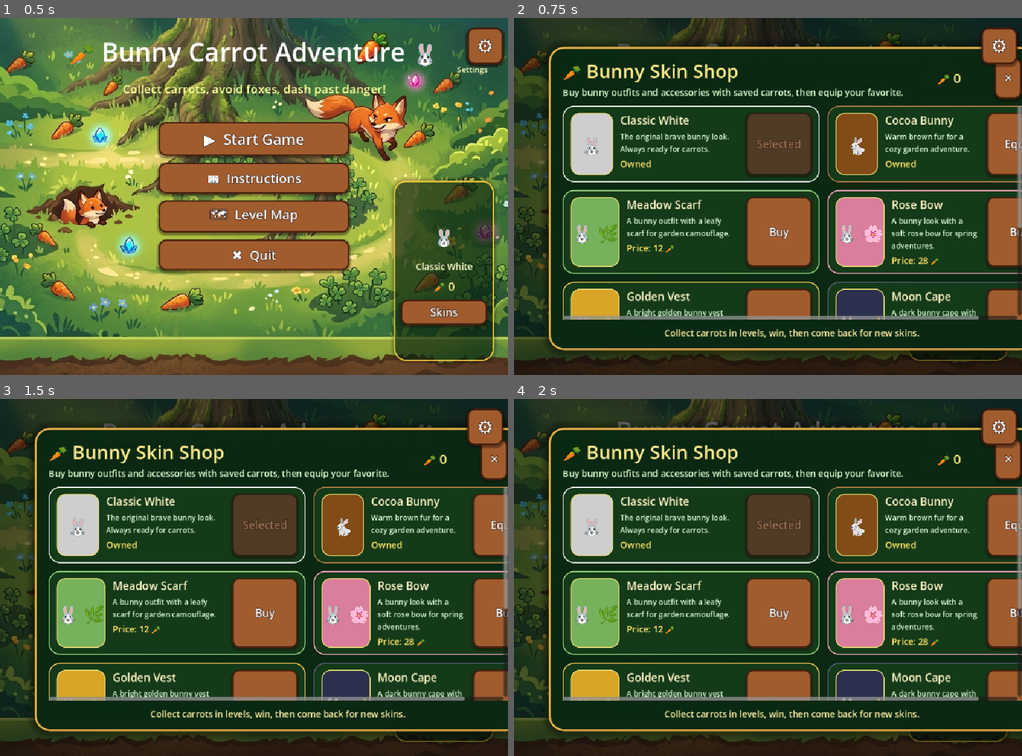
Above: before the commit, frames 1-4 (two rows, left to right).
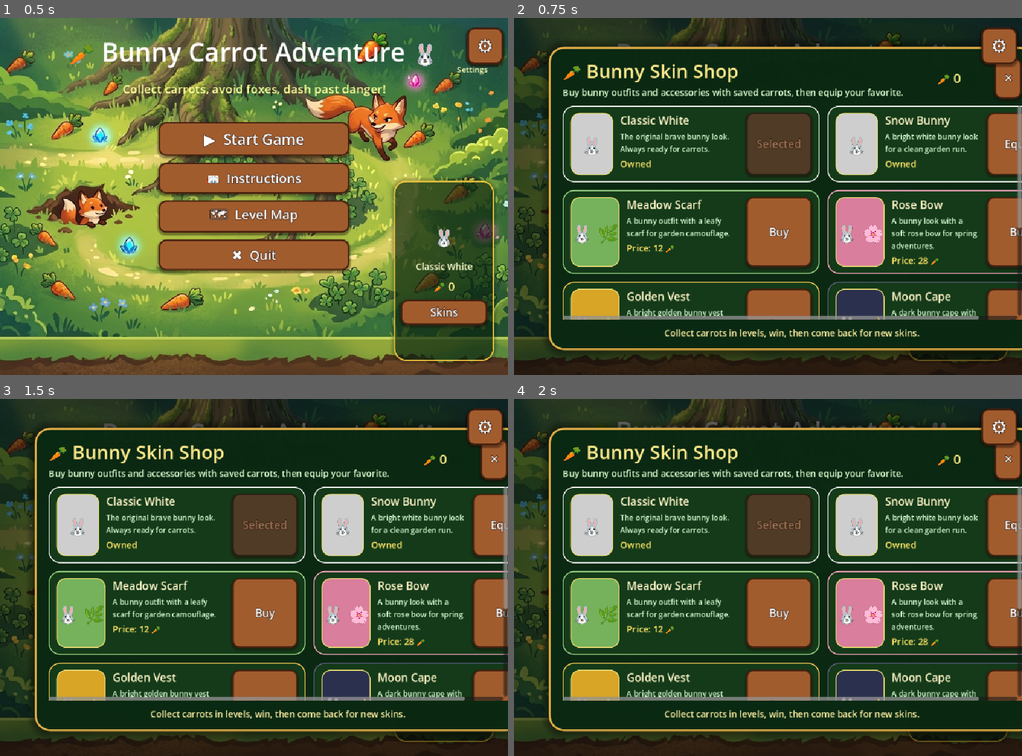
Above: after the commit, the same moments.

Repository: hamzabasem900-source/RUBBY
Game: Godot game, scene res://scenes/MainMenu.tscn
Two runs of this game, one before a commit and one after it. Both use one fixed random seed, a clock stepped at 60 frames per second and the inputs below.
Inputs:
- Up to frame 1 (0.5 s): no input
- Up to frame 2 (0.75 s): click "Skins" at 0.5 s
- Up to frame 3 (1.5 s): click "▶ Start Game" at 1.25 s
- Up to frame 4 (2 s): no input

Frame 1 is identical in both runs. In frame 2, 2.3% of the frame differs, in the area x 61-100%, y 24-47%; in frame 3, 2.3%; in frame 4, 2.3%.

Commit message:
Resolve skin label and legacy scene conflicts

Diff:
--- /dev/null
+++ b/scenes/CharacterSelect.tscn
@@ -0,0 +1,126 @@
+[gd_scene load_steps=2 format=3 uid="uid://charselect"]
+
+[ext_resource type="Script" path="res://scripts/character_select.gd" id="1_cs"]
+
+[node name="CharacterSelect" type="Control"]
+layout_mode = 3
+anchors_preset = 15
+anchor_right = 1.0
+anchor_bottom = 1.0
+script = ExtResource("1_cs")
+
+[node name="Background" type="ColorRect" parent="."]
+layout_mode = 1
+anchors_preset = 15
+anchor_right = 1.0
+anchor_bottom = 1.0
+color = Color(0.45, 0.8, 0.45, 1)
+
+[node name="TitleLabel" type="Label" parent="."]
+layout_mode = 0
+offset_left = 138.7
+offset_top = 34.0
+offset_right = 885.3
+offset_bottom = 100.0
+theme_override_colors/font_color = Color(0.1, 0.3, 0.1, 1)
+theme_override_font_sizes/font_size = 44
+text = "Choose Your Bunny! 🐰"
+horizontal_alignment = 1
+
+[node name="PreviewBg" type="ColorRect" parent="."]
+layout_mode = 0
+offset_left = 410.7
+offset_top = 130.0
+offset_right = 613.3
+offset_bottom = 320.0
+color = Color(0.6, 0.85, 0.6, 1)
+
+[node name="PreviewRect" type="ColorRect" parent="."]
+layout_mode = 0
+offset_left = 455.5
+offset_top = 165.0
+offset_right = 568.5
+offset_bottom = 270.0
+color = Color(0.95, 0.95, 0.95, 1)
+
+[node name="PreviewEarL" type="ColorRect" parent="."]
+layout_mode = 0
+offset_left = 467.2
+offset_top = 118.0
+offset_right = 493.9
+offset_bottom = 170.0
+color = Color(0.95, 0.95, 0.95, 1)
+
+[node name="PreviewEarR" type="ColorRect" parent="."]
+layout_mode = 0
+offset_left = 530.1
+offset_top = 118.0
+offset_right = 556.8
+offset_bottom = 170.0
+color = Color(0.95, 0.95, 0.95, 1)
+
+[node name="PreviewEyeL" type="ColorRect" parent="."]
+layout_mode = 0
+offset_left = 482.1
+offset_top = 194.0
+offset_right = 496.0
+offset_bottom = 207.0
+color = Color(0.06, 0.03, 0.03, 1)
+
+[node name="PreviewEyeR" type="ColorRect" parent="."]
+layout_mode = 0
+offset_left = 528.0
+offset_top = 194.0
+offset_right = 541.9
+offset_bottom = 207.0
+color = Color(0.06, 0.03, 0.03, 1)
+
+[node name="CharNameLabel" type="Label" parent="."]
+layout_mode = 0
+offset_left = 352.0
+offset_top = 330.0
+offset_right = 672.0
+offset_bottom = 372.0
+theme_override_colors/font_color = Color(0.1, 0.3, 0.1, 1)
+theme_override_font_sizes/font_size = 30
+text = "White Bunny"
+horizontal_alignment = 1
+
+[node name="CenterContainer" type="CenterContainer" parent="."]
+layout_mode = 1
+anchors_preset = 15
+anchor_right = 1.0
+anchor_bottom = 1.0
+
+[node name="VBoxContainer" type="VBoxContainer" parent="CenterContainer"]
+layout_mode = 2
+theme_override_constants/separation = 18
+offset_top = 150.0
+
+[node name="WhiteButton" type="Button" parent="CenterContainer/VBoxContainer"]
+layout_mode = 2
+custom_minimum_size = Vector2(426.7, 64)
+theme_override_font_sizes/font_size = 28
+text = "⬜ White Bunny"
+
+[node name="WhiteAltButton" type="Button" parent="CenterContainer/VBoxContainer"]
+layout_mode = 2
+custom_minimum_size = Vector2(426.7, 64)
+theme_override_font_sizes/font_size = 28
+text = "⬜ White Bunny"
+
+[node name="ConfirmButton" type="Button" parent="CenterContainer/VBoxContainer"]
+layout_mode = 2
+custom_minimum_size = Vector2(426.7, 70)
+theme_override_colors/font_color = Color(0.1, 0.3, 0.1, 1)
+theme_override_font_sizes/font_size = 30
+text = "✔ Let's Go! Play!"
+
+[node name="BackButton" type="Button" parent="."]
+layout_mode = 0
+offset_left = 38.4
+offset_top = 650.0
+offset_right = 219.7
+offset_bottom = 700.0
+theme_override_font_sizes/font_size = 26
+text = "← Back"
--- /dev/null
+++ b/scenes/ResultScreen.tscn
@@ -0,0 +1,78 @@
+[gd_scene load_steps=2 format=3 uid="uid://resultscreen"]
+
+[ext_resource type="Script" path="res://scripts/result_screen.gd" id="1_rs"]
+
+[node name="ResultScreen" type="Control"]
+layout_mode = 3
+anchors_preset = 15
+anchor_right = 1.0
+anchor_bottom = 1.0
+script = ExtResource("1_rs")
+
+[node name="Background" type="ColorRect" parent="."]
+layout_mode = 1
+anchors_preset = 15
+anchor_right = 1.0
+anchor_bottom = 1.0
+color = Color(0.25, 0.55, 0.95, 1)
+
+[node name="TitleLabel" type="Label" parent="."]
+layout_mode = 0
+offset_left = 128.0
+offset_top = 36.0
+offset_right = 896.0
+offset_bottom = 106.0
+theme_override_colors/font_color = Color(1, 1, 1, 1)
+theme_override_font_sizes/font_size = 52
+text = "Level Results! 🥕"
+horizontal_alignment = 1
+
+[node name="CenterContainer" type="CenterContainer" parent="."]
+layout_mode = 1
+anchors_preset = 15
+anchor_right = 1.0
+anchor_bottom = 1.0
+
+[node name="VBoxContainer" type="VBoxContainer" parent="CenterContainer"]
+layout_mode = 2
+theme_override_constants/separation = 22
+offset_top = 34.0
+
+[node name="ScoreLabel" type="Label" parent="CenterContainer/VBoxContainer"]
+layout_mode = 2
+theme_override_colors/font_color = Color(1, 1, 0.6, 1)
+theme_override_font_sizes/font_size = 38
+text = "Your Score: 0"
+horizontal_alignment = 1
+
+[node name="TimeLabel" type="Label" parent="CenterContainer/VBoxContainer"]
+layout_mode = 2
+theme_override_colors/font_color = Color(0.9, 0.95, 1, 1)
+theme_override_font_sizes/font_size = 30
+text = "Time Used: 0s"
+horizontal_alignment = 1
+
+[node name="StarsLabel" type="Label" parent="CenterContainer/VBoxContainer"]
+layout_mode = 2
+theme_override_colors/font_color = Color(1, 0.9, 0.1, 1)
+theme_override_font_sizes/font_size = 58
+text = "⭐⭐⭐"
+horizontal_alignment = 1
+
+[node name="RetryButton" type="Button" parent="CenterContainer/VBoxContainer"]
+layout_mode = 2
+custom_minimum_size = Vector2(458.7, 66)
+theme_override_font_sizes/font_size = 30
+text = "🔄 Retry"
+
+[node name="MapButton" type="Button" parent="CenterContainer/VBoxContainer"]
+layout_mode = 2
+custom_minimum_size = Vector2(458.7, 62)
+theme_override_font_sizes/font_size = 28
+text = "🗺 Level Map"
+
+[node name="MenuButton" type="Button" parent="CenterContainer/VBoxContainer"]
+layout_mode = 2
+custom_minimum_size = Vector2(458.7, 62)
+theme_override_font_sizes/font_size = 28
+text = "🏠 Main Menu"
--- /dev/null
+++ b/scripts/character_select.gd
@@ -0,0 +1,62 @@
+extends Control
+
+# =============================================
+# Character Select — White Bunny Variants
+# =============================================
+
+@onready var white_btn:   Button    = $CenterContainer/VBoxContainer/WhiteButton
+@onready var alt_white_btn: Button   = $CenterContainer/VBoxContainer/WhiteAltButton
+@onready var confirm_btn: Button    = $CenterContainer/VBoxContainer/ConfirmButton
+@onready var back_btn:    Button    = $BackButton
+@onready var title_label: Label     = $TitleLabel
+@onready var preview:     ColorRect = $PreviewRect
+@onready var ear_l:       ColorRect = $PreviewEarL
+@onready var ear_r:       ColorRect = $PreviewEarR
+@onready var name_label:  Label     = $CharNameLabel
+
+const WHITE := Color(0.95, 0.95, 0.95)
+const ALT_WHITE := Color(0.95, 0.95, 0.95)
+
+var _selected: String = "white_bunny"
+
+func _ready() -> void:
+	_selected = GameManager.selected_character
+	_apply_language()
+	SettingsManager.apply_wooden_buttons(self)
+	white_btn.pressed.connect(func(): _pick("white_bunny"))
+	alt_white_btn.pressed.connect(func(): _pick("brown_bunny"))
+	confirm_btn.pressed.connect(_on_confirm)
+	back_btn.pressed.connect(_on_back)
+	_update_preview()
+
+func _apply_language() -> void:
+	title_label.text = SettingsManager.text("choose_bunny")
+	white_btn.text = SettingsManager.text("white_bunny_button")
+	alt_white_btn.text = SettingsManager.text("brown_bunny_button")
+	confirm_btn.text = SettingsManager.text("confirm_play")
+	back_btn.text = "← " + SettingsManager.text("back")
+
+func _pick(char_name: String) -> void:
+	AudioManager.play_button_click()
+	_selected = char_name
+	_update_preview()
+
+func _update_preview() -> void:
+	var skin := GameManager.get_skin_data(_selected)
+	var col: Color = skin["body_color"]
+	if preview:   preview.color = col
+	if ear_l:     ear_l.color   = col
+	if ear_r:     ear_r.color   = col
+	if name_label:
+		name_label.text = SettingsManager.text(str(skin["name_key"]))
+
+func _on_confirm() -> void:
+	AudioManager.play_button_click()
+	GameManager.selected_character = _selected
+	GameManager.save_progress()
+	GameManager.start_level(1)
+	get_tree().change_scene_to_file("res://scenes/GameLevel.tscn")
+
+func _on_back() -> void:
+	AudioManager.play_button_click()
+	get_tree().change_scene_to_file("res://scenes/MainMenu.tscn")
--- a/scripts/game_manager.gd
+++ b/scripts/game_manager.gd
@@ -60,8 +60,8 @@
 		"price": 0, "icon": "🐰", "badge": "", "body_color": Color(0.95, 0.95, 0.95), "tail_color": Color(0.84, 0.84, 0.82)
 	},
 	{
-		"id": "brown_bunny", "name_key": "skin_brown_name", "description_key": "skin_brown_desc",
-		"price": 0, "icon": "🐇", "badge": "", "body_color": Color(0.60, 0.35, 0.10), "tail_color": Color(0.46, 0.25, 0.08)
+		"id": "brown_bunny", "name_key": "skin_snow_name", "description_key": "skin_snow_desc",
+		"price": 0, "icon": "🐰", "badge": "", "body_color": Color(0.95, 0.95, 0.95), "tail_color": Color(0.84, 0.84, 0.82)
 	},
 	{
 		"id": "meadow_bunny", "name_key": "skin_meadow_name", "description_key": "skin_meadow_desc",
--- /dev/null
+++ b/scripts/result_screen.gd
@@ -0,0 +1,53 @@
+extends Control
+
+# =============================================
+# Result Screen — Score + Stars
+# =============================================
+
+@onready var title_label: Label = $TitleLabel
+@onready var score_label: Label  = $CenterContainer/VBoxContainer/ScoreLabel
+@onready var time_label:  Label  = $CenterContainer/VBoxContainer/TimeLabel
+@onready var stars_label: Label  = $CenterContainer/VBoxContainer/StarsLabel
+@onready var retry_btn:   Button = $CenterContainer/VBoxContainer/RetryButton
+@onready var map_btn:     Button = $CenterContainer/VBoxContainer/MapButton
+@onready var menu_btn:    Button = $CenterContainer/VBoxContainer/MenuButton
+
+func _ready() -> void:
+	retry_btn.pressed.connect(_on_retry)
+	map_btn.pressed.connect(_on_map)
+	menu_btn.pressed.connect(_on_menu)
+	_apply_language()
+	_show_results()
+	SettingsManager.apply_wooden_buttons(self)
+
+func _apply_language() -> void:
+	title_label.text = SettingsManager.text("result_title")
+	retry_btn.text = SettingsManager.text("retry")
+	map_btn.text = SettingsManager.text("level_map")
+	menu_btn.text = SettingsManager.text("main_menu")
+
+func _show_results() -> void:
+	score_label.text = SettingsManager.format_text("your_score", {"score": GameManager.score})
+
+	var limit: float = GameManager.get_level_config(GameManager.current_level)["time_limit"]
+	var used: int    = int(limit - GameManager.time_remaining)
+	time_label.text = SettingsManager.format_text("time_used", {"time": used})
+
+	var stars: int     = GameManager.get_star_rating()
+	var star_str: String = ""
+	for i in range(3):
+		star_str += "⭐" if i < stars else "☆"
+	stars_label.text = star_str
+
+func _on_retry() -> void:
+	AudioManager.play_button_click()
+	GameManager.start_level(GameManager.current_level)
+	get_tree().change_scene_to_file("res://scenes/GameLevel.tscn")
+
+func _on_map() -> void:
+	AudioManager.play_button_click()
+	get_tree().change_scene_to_file("res://scenes/LevelMap.tscn")
+
+func _on_menu() -> void:
+	AudioManager.play_button_click()
+	get_tree().change_scene_to_file("res://scenes/MainMenu.tscn")
--- a/scripts/settings_manager.gd
+++ b/scripts/settings_manager.gd
@@ -199,8 +199,8 @@
 		"skin_equipped_status": "Equipped {name}.",
 		"skin_white_name": "Classic White",
 		"skin_white_desc": "The original brave bunny look. Always ready for carrots.",
-		"skin_brown_name": "Cocoa Bunny",
-		"skin_brown_desc": "Warm brown fur for a cozy garden adventure.",
+		"skin_snow_name": "Snow Bunny",
+		"skin_snow_desc": "A bright white bunny look for a clean garden run.",
 		"skin_meadow_name": "Meadow Scarf",
 		"skin_meadow_desc": "A bunny outfit with a leafy scarf for garden camouflage.",
 		"skin_rose_name": "Rose Bow",
@@ -234,9 +234,9 @@
 		"instructions_body": "[b]🎮 Controls:[/b]\n  Arrow Keys or WASD — Move your bunny\n  Space or Enter — Quick dash burst …(525 unchanged characters)…
 		"choose_bunny": "Choose Your Bunny! 🐰",
 		"white_bunny": "White Bunny 🐰",
-		"brown_bunny": "Brown Bunny 🐰",
+		"brown_bunny": "White Bunny 🐰",
 		"white_bunny_button": "⬜ White Bunny",
-		"brown_bunny_button": "🟫 Brown Bunny",
+		"brown_bunny_button": "⬜ White Bunny",
 		"confirm_play": "✔ Let's Go! Play!",
 		"map_title": "Garden Adventure Map",
 		"level1_name": "🌱 1\nEasy Garden",
@@ -319,8 +319,8 @@
 		"skin_equipped_status": "تم اختيار {name}.",
 		"skin_white_name": "الابيض",
 		"skin_white_desc": "شكل ابيض بسيط وجاهز للجزر.",
-		"skin_brown_name": "البني",
-		"skin_brown_desc": "ارنب بني لطيف للحديقة.",
+		"skin_snow_name": "الابيض",
+		"skin_snow_desc": "ارنب ابيض لطيف للحديقة.",
 		"skin_meadow_name": "وشاح اخضر",
 		"skin_meadow_desc": "ارنب مع وشاح اخضر بسيط.",
 		"skin_rose_name": "ربطة ورد",
@@ -354,9 +354,9 @@
 		"instructions_body": "[b]🎮 التحكم:[/b]\n  الأسهم أو WASD — حرك الأرنب\n  Space أو Enter — اندفاع سريع\n\n[b]🥕 التجميع …(477 unchanged characters)…
 		"choose_bunny": "اختر أرنبك! 🐰",
 		"white_bunny": "الأرنب الأبيض 🐰",
-		"brown_bunny": "الأرنب البني 🐰",
+		"brown_bunny": "الأرنب الأبيض 🐰",
 		"white_bunny_button": "⬜ الأرنب الأبيض",
-		"brown_bunny_button": "🟫 الأرنب البني",
+		"brown_bunny_button": "⬜ الأرنب الأبيض",
 		"confirm_play": "✔ هيا نلعب!",
 		"map_title": "خريطة مغامرة الحديقة",
 		"level1_name": "🌱 1\nالحديقة السهلة",
Not shown, added: scripts/character_select.gd.uid
Not shown, added: scripts/result_screen.gd.uid
